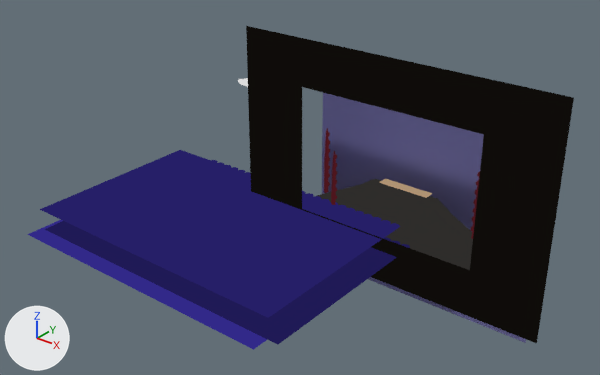
The Blender file art/blocks.blend, before and after one commit.
Both versions are drawn from a camera (50 mm lens) standing at (71.1, -118.0, 61.6) and looking at (-12.2, -14.0, -3.0). The lights are fixed; the arrows at lower left show +X, +Y and +Z.
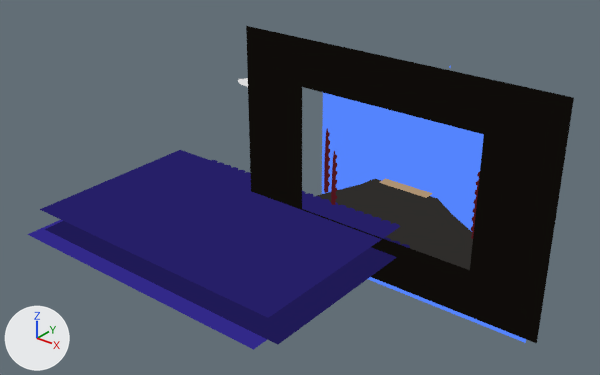
Commit message: Star effect

Diff of the bpy script that builds the scene:
```diff
--- a/art/blocks.blend.py
+++ b/art/blocks.blend.py
@@ mat_material_002 @@
 _N = mat_material_002.node_tree.nodes; _L = mat_material_002.node_tree.links
-n0 = _N.new('ShaderNodeBsdfPrincipled'); n0.name = 'Principled BSDF'
-n0.inputs[0].default_value = (0.157, 0.148, 0.358, 1.0)  # 'Base Color', blue #6e6ba1
-n1 = _N.new('ShaderNodeOutputMaterial'); n1.name = 'Material Output'
-_L.new(n0.outputs[0], n1.inputs[0])  # 'BSDF' to 'Surface'
+n2 = _N.new('ShaderNodeOutputMaterial'); n2.name = 'Material Output.001'
+n3 = _N.new('ShaderNodeMixShader'); n3.name = 'Mix Shader'
+n3.inputs[0].default_value = 1.0  # 'Factor'
+n4 = _N.new('ShaderNodeEmission'); n4.name = 'Emission'
+n4.inputs[0].default_value = (0.0887, 0.231, 0.982, 1.0)  # 'Color', blue #5484fd
+_L.new(n4.outputs[0], n3.inputs[2])  # 'Emission' to 'Shader'
+_L.new(n3.outputs[0], n2.inputs[0])  # 'Shader' to 'Surface'
```

Changed parts and their boxes [x1, y1, x2, y2] in the pictures (600 x 375 px):
'Plane.003', recoloured: [322, 93, 526, 343] in both
'Stars', now drawn: after [333, 66, 475, 213]
